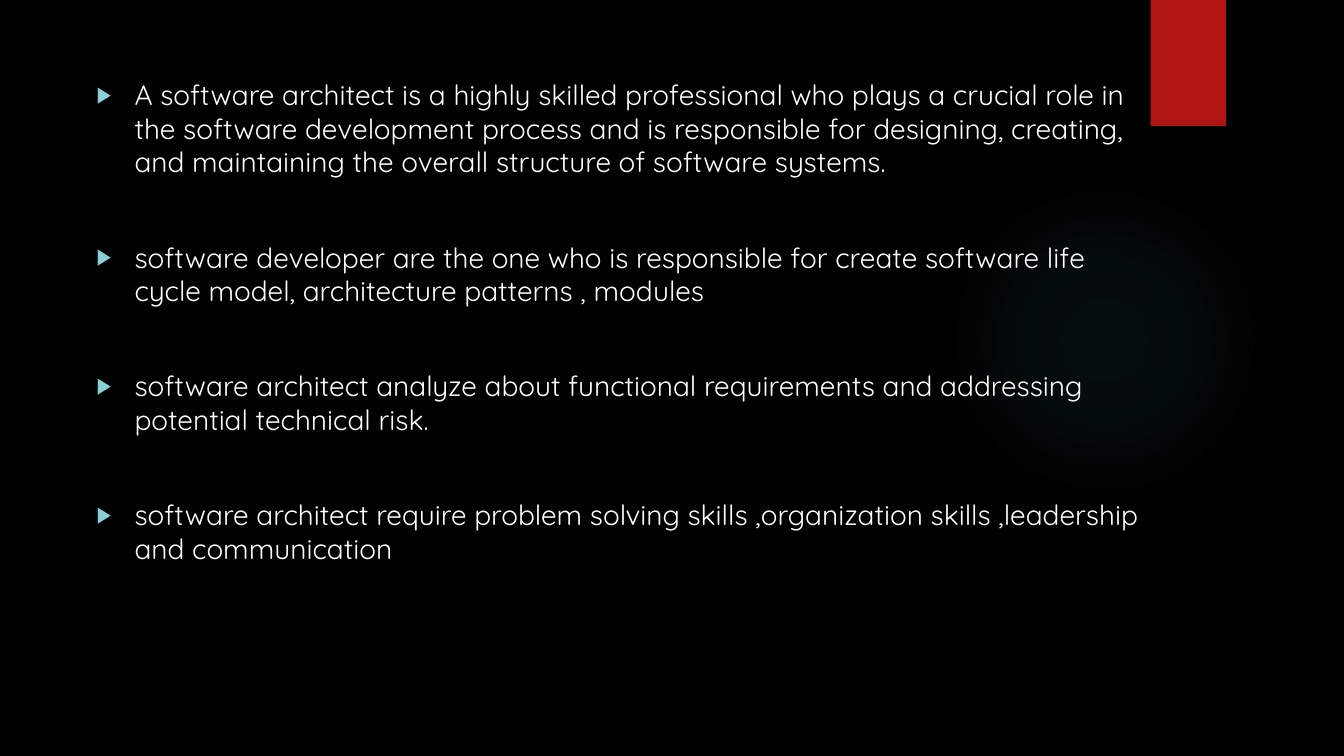
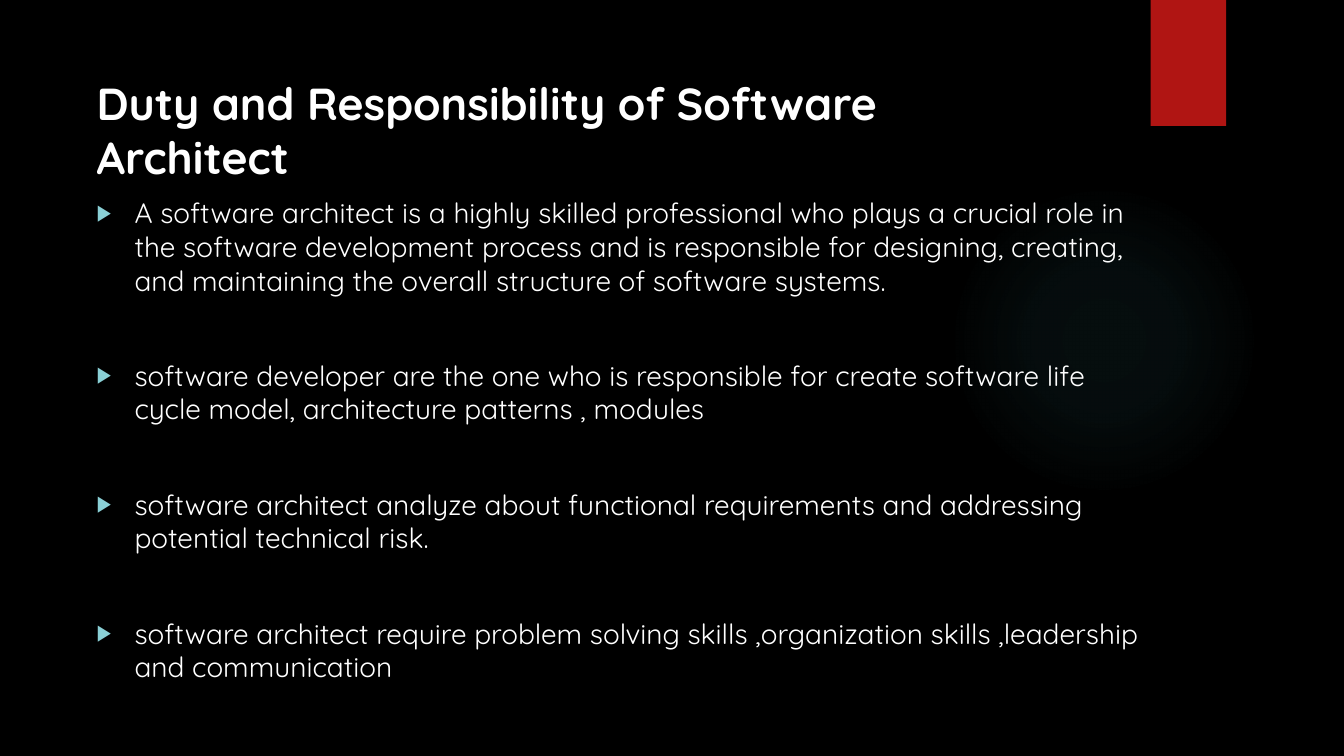
Before and after one commit to piragenthtech/technical-college, a slide deck: slide 2 of Nirmalan sir/software architect.pptx. Drawn at 1344x756 pixels with LibreOffice and Linux fonts; fonts in the diff are those of the drawing; background and template pictures are left out. Boxes give left, top, right and bottom in pixels: in the first picture for what was removed or moved away, otherwise in the second. Text is boxed around its words. In the diff, an @@ line names an element or a change of style, - is before the commit and + after.

```diff
--- a/Nirmalan sir/software architect.pptx
+++ b/Nirmalan sir/software architect.pptx
@@ text added at [97, 87, 877, 175], 32 pt, text #FFFFFF, bold @@
+Duty and Responsibility of Software Architect
@@ text "A software architect is a ...": place and size @@
-text "A software architect is a ..." at [135, 84, 1137, 560]
+text "A software architect is a ..." at [135, 202, 1137, 678]
```
Also in this commit, not shown: 2 other slides changed, 2 slides added.
